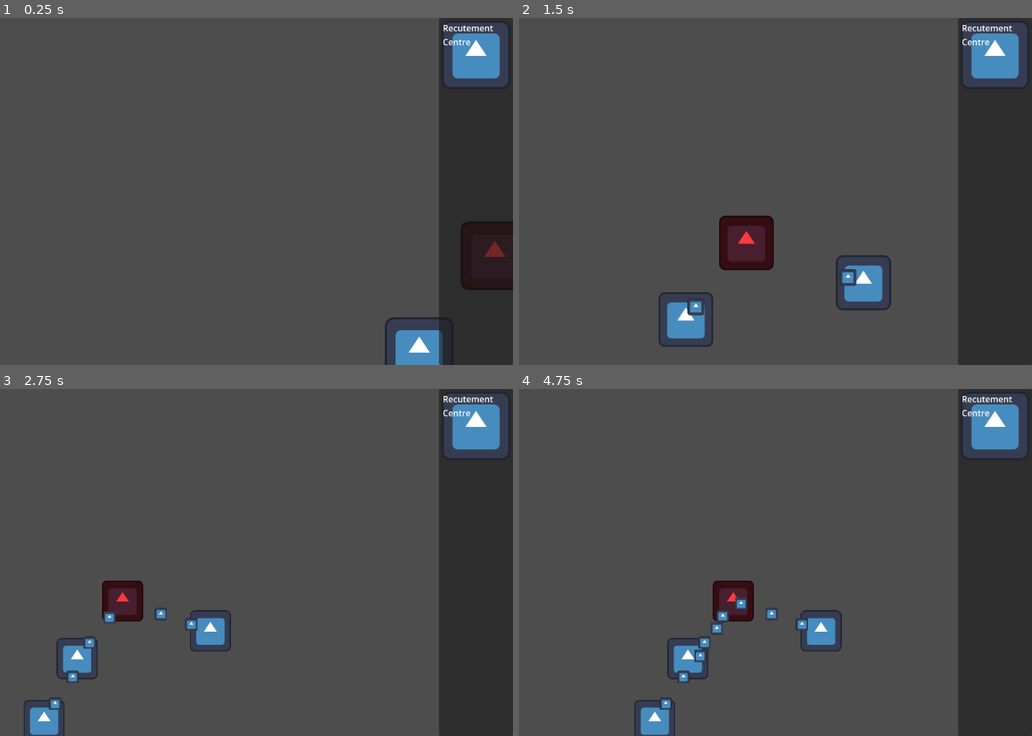
Above: before the commit, frames 1-4 (two rows, left to right).
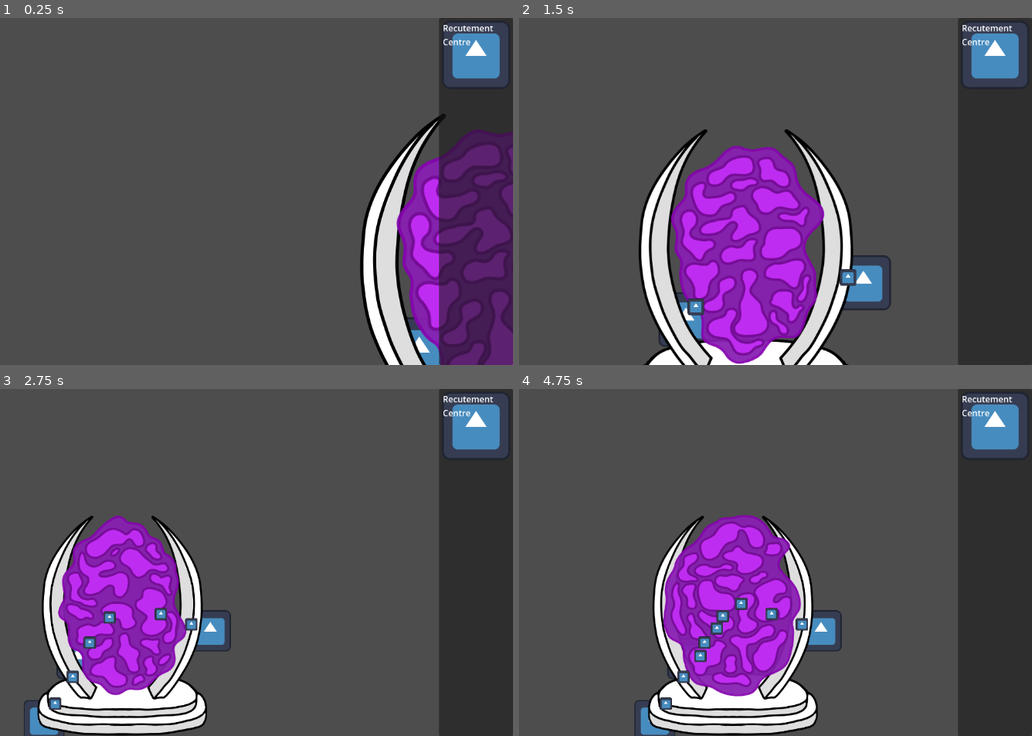
Above: after the commit, the same moments.

Repository: CiaranWoodward/LD55
Game: Godot game, scene res://Map/GameMap.tscn
Same seed, same stepped clock (60 frames per second), same inputs: the game is played once before the commit and once after it. The engine's default icon, where the game draws it, is replaced by a stand-in: a white triangle on a blue panel in a dark square.
Inputs (mouse positions are in pixels of both pictures, inside the frame that each line leads up to):
- Up to frame 1 (0.25 s): no input
- Up to frame 2 (1.5 s): move the mouse to (857, 174) at 0.52 s; hold Right (ui_right) 0.53-1.25 s; hold Mouse wheel down (zoom_in) 0.53-1.25 s; click (857, 174) at 0.67 s; drag from (601, 208) to (713, 319) at 1.27 s
- Up to frame 3 (2.75 s): move the mouse to (266, 486) at 2.02 s; hold Right (ui_right) from 2.03 s (still down); hold Mouse wheel down (zoom_in) from 2.03 s (still down)
- Up to frame 4 (4.75 s): release Right (ui_right) at 2.75 s; release Mouse wheel down (zoom_in) at 2.75 s; drag from (693, 631) to (539, 510) at 2.77 s; move the mouse to (908, 614) at 3.52 s; hold Left (ui_left) 3.53-4.25 s; hold Mouse wheel down (zoom_in) 3.53-4.25 s; drag from (539, 510) to (806, 631) at 4.27 s

The runs differ from the first frame. In frame 1, 17% of the frame differs, in the area x 70-100%, y 27-100%; in frame 2, 22%, in the area x 23-66%, y 32-100%; in frame 3, 16%; in frame 4, 16%.

Commit message:
Portal anim added to godot

Diff:
--- a/Buildings/Portal.tscn
+++ b/Buildings/Portal.tscn
@@ -1,11 +1,635 @@
-[gd_scene load_steps=3 format=3 uid="uid://bntc8r0gvpd8m"]
+[gd_scene load_steps=77 format=3 uid="uid://bntc8r0gvpd8m"]
 
 [ext_resource type="Script" path="res://Buildings/Portal.gd" id="1_qfxbj"]
-[ext_resource type="Texture2D" uid="uid://bqrlf1ou31xpm" path="res://icon.svg" id="2_go4ud"]
+[ext_resource type="Texture2D" uid="uid://c1r4qi0hk5nj1" path="res://Graphics/Buildings/PortalBase0000.png" id="2_qvr1g"]
+[ext_resource type="Texture2D" uid="uid://u0plpqysovk1" path="res://Graphics/Buildings/PortalSides0000.png" id="3_jnllj"]
+[ext_resource type="Texture2D" uid="uid://b0jejpewjcj6i" path="res://Graphics/Buildings/PortalBackFill0000.png" id="4_od2v4"]
+[ext_resource type="Texture2D" uid="uid://c0tfk71s1xr1g" path="res://Graphics/Buildings/PortalBackFill0001.png" id="5_m0ycq"]
+[ext_resource type="Texture2D" uid="uid://dq8hv6emy6akj" path="res://Graphics/Buildings/PortalBackFill0002.png" id="6_5y357"]
+[ext_resource type="Texture2D" uid="uid://dmluvpd2mc8cq" path="res://Graphics/Buildings/PortalBackFill0003.png" id="7_fx5uo"]
+[ext_resource type="Texture2D" uid="uid://wjokffckr5sf" path="res://Graphics/Buildings/PortalBackFill0004.png" id="8_ofysl"]
+[ext_resource type="Texture2D" uid="uid://dg5qdm8vo1ak6" path="res://Graphics/Buildings/PortalBackFill0005.png" id="9_xpcik"]
+[ext_resource type="Texture2D" uid="uid://bf1ovuxbcbyck" path="res://Graphics/Buildings/PortalBackFill0006.png" id="10_50oi1"]
+[ext_resource type="Texture2D" uid="uid://cqpp53mdtv6ta" path="res://Graphics/Buildings/PortalBackFill0007.png" id="11_1g5op"]
+[ext_resource type="Texture2D" uid="uid://btlsc01ueyuw8" path="res://Graphics/Buildings/PortalBackFill0008.png" id="12_qyoej"]
+[ext_resource type="Texture2D" uid="uid://dqfo1p8qlvv1a" path="res://Graphics/Buildings/PortalBackFill0009.png" id="13_7y157"]
+[ext_resource type="Texture2D" uid="uid://o8on3q2it0f0" path="res://Graphics/Buildings/PortalBackFill0010.png" id="14_qu65v"]
+[ext_resource type="Texture2D" uid="uid://bneqir1ctjhgb" path="res://Graphics/Buildings/PortalBackFill0011.png" id="15_hj5f3"]
+[ext_resource type="Texture2D" uid="uid://op4umfh4f2se" path="res://Graphics/Buildings/PortalBackFill0012.png" id="16_bryj4"]
+[ext_resource type="Texture2D" uid="uid://dnu0wu7kcpy1u" path="res://Graphics/Buildings/PortalBackLine0000.png" id="17_jym65"]
+[ext_resource type="Texture2D" uid="uid://chinp2k11ekea" path="res://Graphics/Buildings/PortalBackLine0001.png" id="18_htrty"]
+[ext_resource type="Texture2D" uid="uid://ovryupgf0jkt" path="res://Graphics/Buildings/PortalBackLine0002.png" id="19_t5uev"]
+[ext_resource type="Texture2D" uid="uid://m88j385ys4f0" path="res://Graphics/Buildings/PortalBackLine0003.png" id="20_26ga2"]
+[ext_resource type="Texture2D" uid="uid://b2mcwljx385jk" path="res://Graphics/Buildings/PortalBackLine0004.png" id="21_rgjme"]
+[ext_resource type="Texture2D" uid="uid://dy0yjw2f7mr2t" path="res://Graphics/Buildings/PortalBackLine0005.png" id="22_yciag"]
+[ext_resource type="Texture2D" uid="uid://cb8drgj3oaryy" path="res://Graphics/Buildings/PortalBackLine0006.png" id="23_67es3"]
+[ext_resource type="Texture2D" uid="uid://0td4mwscpkcn" path="res://Graphics/Buildings/PortalBackLine0007.png" id="24_cwtrh"]
+[ext_resource type="Texture2D" uid="uid://dlopoltrvildc" path="res://Graphics/Buildings/PortalBackLine0008.png" id="25_3tigs"]
+[ext_resource type="Texture2D" uid="uid://vqevm3etr267" path="res://Graphics/Buildings/PortalBackLine0009.png" id="26_xu6vo"]
+[ext_resource type="Texture2D" uid="uid://d00qacvhb4yi0" path="res://Graphics/Buildings/PortalBackLine0010.png" id="27_w4dwy"]
+[ext_resource type="Texture2D" uid="uid://ek6redkocy05" path="res://Graphics/Buildings/PortalBackLine0011.png" id="28_o48bk"]
+[ext_resource type="Texture2D" uid="uid://dej74we88l3i2" path="res://Graphics/Buildings/PortalBackLine0012.png" id="29_vidur"]
+[ext_resource type="Texture2D" uid="uid://c6oahysip4ir5" path="res://Graphics/Buildings/PortalFrontFill0000.png" id="30_rlqus"]
+[ext_resource type="Texture2D" uid="uid://qfx14kyh2v27" path="res://Graphics/Buildings/PortalFrontFill0001.png" id="31_j3iok"]
+[ext_resource type="Texture2D" uid="uid://g638ncdubssc" path="res://Graphics/Buildings/PortalFrontFill0002.png" id="32_83bgd"]
+[ext_resource type="Texture2D" uid="uid://k47s6jeiso6r" path="res://Graphics/Buildings/PortalFrontFill0003.png" id="33_t77kg"]
+[ext_resource type="Texture2D" uid="uid://q5vq0gv1dc3o" path="res://Graphics/Buildings/PortalFrontFill0004.png" id="34_gw3a4"]
+[ext_resource type="Texture2D" uid="uid://daga2akii2u86" path="res://Graphics/Buildings/PortalFrontFill0005.png" id="35_fr8uj"]
+[ext_resource type="Texture2D" uid="uid://bi3juj6p5m7uv" path="res://Graphics/Buildings/PortalFrontFill0006.png" id="36_r0ej8"]
+[ext_resource type="Texture2D" uid="uid://5frkkm5bhx45" path="res://Graphics/Buildings/PortalFrontFill0007.png" id="37_ea4m3"]
+[ext_resource type="Texture2D" uid="uid://bm3knb5aow3pr" path="res://Graphics/Buildings/PortalFrontFill0008.png" id="38_m1gbl"]
+[ext_resource type="Texture2D" uid="uid://b8xdvid7sa1si" path="res://Graphics/Buildings/PortalFrontFill0009.png" id="39_ictyv"]
+[ext_resource type="Texture2D" uid="uid://pc75p0hdc3cj" path="res://Graphics/Buildings/PortalFrontFill0010.png" id="40_ukg37"]
+[ext_resource type="Texture2D" uid="uid://dph0a34vvkjnr" path="res://Graphics/Buildings/PortalFrontFill0011.png" id="41_wc11o"]
+[ext_resource type="Texture2D" uid="uid://dtanyojpmt3lp" path="res://Graphics/Buildings/PortalFrontFill0012.png" id="42_ob51u"]
+[ext_resource type="Texture2D" uid="uid://d18uvu6jrev4e" path="res://Graphics/Buildings/PortalFrontLine0000.png" id="43_xu6c5"]
+[ext_resource type="Texture2D" uid="uid://l307aan214tj" path="res://Graphics/Buildings/PortalFrontLine0001.png" id="44_4fm58"]
+[ext_resource type="Texture2D" uid="uid://c8n6u1hgiwkbg" path="res://Graphics/Buildings/PortalFrontLine0002.png" id="45_fuluk"]
+[ext_resource type="Texture2D" uid="uid://duo32knjnqjav" path="res://Graphics/Buildings/PortalFrontLine0003.png" id="46_npuu6"]
+[ext_resource type="Texture2D" uid="uid://d1fhqi62x14nu" path="res://Graphics/Buildings/PortalFrontLine0004.png" id="47_47ku4"]
+[ext_resource type="Texture2D" uid="uid://d0mbju0hhwjjt" path="res://Graphics/Buildings/PortalFrontLine0005.png" id="48_prrp5"]
+[ext_resource type="Texture2D" uid="uid://771hndkwfgei" path="res://Graphics/Buildings/PortalFrontLine0006.png" id="49_drkts"]
+[ext_resource type="Texture2D" uid="uid://bupijaa7pl1pr" path="res://Graphics/Buildings/PortalFrontLine0007.png" id="50_42s87"]
+[ext_resource type="Texture2D" uid="uid://bvkmsr0buog0m" path="res://Graphics/Buildings/PortalFrontLine0008.png" id="51_w2t7o"]
+[ext_resource type="Texture2D" uid="uid://dnkscfo4gs3pc" path="res://Graphics/Buildings/PortalFrontLine0009.png" id="52_5y7o6"]
+[ext_resource type="Texture2D" uid="uid://ds62btbfl3n46" path="res://Graphics/Buildings/PortalFrontLine0010.png" id="53_sl4i0"]
+[ext_resource type="Texture2D" uid="uid://csc0euvfivpu0" path="res://Graphics/Buildings/PortalFrontLine0011.png" id="54_xwkbm"]
+[ext_resource type="Texture2D" uid="uid://d2xuk3vc20da8" path="res://Graphics/Buildings/PortalFrontLine0012.png" id="55_nh2iy"]
+[ext_resource type="Texture2D" uid="uid://0el1k285e4s2" path="res://Graphics/Buildings/PortalParticle0000.png" id="56_yqt58"]
+
+[sub_resource type="Animation" id="Animation_e0cjq"]
+resource_name = "FrameCycle"
+length = 0.65
+loop_mode = 1
+step = 0.05
+tracks/0/type = "value"
+tracks/0/imported = false
+tracks/0/enabled = true
+tracks/0/path = NodePath("Graphic/WibbleBase/Wibble/BackFill:frame")
+tracks/0/interp = 1
+tracks/0/loop_wrap = true
+tracks/0/keys = {
+"times": PackedFloat32Array(0, 0.05, 0.1, 0.15, 0.2, 0.25, 0.3, 0.35, 0.4, 0.45, 0.5, 0.55, 0.6),
+"transitions": PackedFloat32Array(1, 1, 1, 1, 1, 1, 1, 1, 1, 1, 1, 1, 1),
+"update": 1,
+"values": [0, 1, 2, 3, 4, 5, 6, 7, 8, 9, 10, 11, 12]
+}
+tracks/1/type = "value"
+tracks/1/imported = false
+tracks/1/enabled = true
+tracks/1/path = NodePath("Graphic/WibbleBase/Wibble/BackLine:frame")
+tracks/1/interp = 1
+tracks/1/loop_wrap = true
+tracks/1/keys = {
+"times": PackedFloat32Array(0, 0.05, 0.1, 0.15, 0.2, 0.25, 0.3, 0.35, 0.4, 0.45, 0.5, 0.55, 0.6),
+"transitions": PackedFloat32Array(1, 1, 1, 1, 1, 1, 1, 1, 1, 1, 1, 1, 1),
+"update": 1,
+"values": [0, 1, 2, 3, 4, 5, 6, 7, 8, 9, 10, 11, 12]
+}
+tracks/2/type = "value"
+tracks/2/imported = false
+tracks/2/enabled = true
+tracks/2/path = NodePath("Graphic/WibbleBase/Wibble/FrontFill:frame")
+tracks/2/interp = 1
+tracks/2/loop_wrap = true
+tracks/2/keys = {
+"times": PackedFloat32Array(0, 0.05, 0.1, 0.15, 0.2, 0.25, 0.3, 0.35, 0.4, 0.45, 0.5, 0.55, 0.6),
+"transitions": PackedFloat32Array(1, 1, 1, 1, 1, 1, 1, 1, 1, 1, 1, 1, 1),
+"update": 1,
+"values": [0, 1, 2, 3, 4, 5, 6, 7, 8, 9, 10, 11, 12]
+}
+tracks/3/type = "value"
+tracks/3/imported = false
+tracks/3/enabled = true
+tracks/3/path = NodePath("Graphic/WibbleBase/Wibble/FrontLine:frame")
+tracks/3/interp = 1
+tracks/3/loop_wrap = true
+tracks/3/keys = {
+"times": PackedFloat32Array(0, 0.05, 0.1, 0.15, 0.2, 0.25, 0.3, 0.35, 0.4, 0.45, 0.5, 0.55, 0.6),
+"transitions": PackedFloat32Array(1, 1, 1, 1, 1, 1, 1, 1, 1, 1, 1, 1, 1),
+"update": 1,
+"values": [0, 1, 2, 3, 4, 5, 6, 7, 8, 9, 10, 11, 12]
+}
+
+[sub_resource type="Animation" id="Animation_w6ay6"]
+length = 0.001
+tracks/0/type = "value"
+tracks/0/imported = false
+tracks/0/enabled = true
+tracks/0/path = NodePath("Graphic/WibbleBase/Wibble/BackFill:frame")
+tracks/0/interp = 1
+tracks/0/loop_wrap = true
+tracks/0/keys = {
+"times": PackedFloat32Array(0),
+"transitions": PackedFloat32Array(1),
+"update": 1,
+"values": [0]
+}
+tracks/1/type = "value"
+tracks/1/imported = false
+tracks/1/enabled = true
+tracks/1/path = NodePath("Graphic/WibbleBase/Wibble/BackLine:frame")
+tracks/1/interp = 1
+tracks/1/loop_wrap = true
+tracks/1/keys = {
+"times": PackedFloat32Array(0),
+"transitions": PackedFloat32Array(1),
+"update": 1,
+"values": [0]
+}
+tracks/2/type = "value"
+tracks/2/imported = false
+tracks/2/enabled = true
+tracks/2/path = NodePath("Graphic/WibbleBase/Wibble/FrontFill:frame")
+tracks/2/interp = 1
+tracks/2/loop_wrap = true
+tracks/2/keys = {
+"times": PackedFloat32Array(0),
+"transitions": PackedFloat32Array(1),
+"update": 1,
+"values": [0]
+}
+tracks/3/type = "value"
+tracks/3/imported = false
+tracks/3/enabled = true
+tracks/3/path = NodePath("Graphic/WibbleBase/Wibble/FrontLine:frame")
+tracks/3/interp = 1
+tracks/3/loop_wrap = true
+tracks/3/keys = {
+"times": PackedFloat32Array(0),
+"transitions": PackedFloat32Array(1),
+"update": 1,
+"values": [0]
+}
+
+[sub_resource type="AnimationLibrary" id="AnimationLibrary_dnfmy"]
+_data = {
+"FrameCycle": SubResource("Animation_e0cjq"),
+"RESET": SubResource("Animation_w6ay6")
+}
+
+[sub_resource type="SpriteFrames" id="SpriteFrames_ptbaa"]
+animations = [{
+"frames": [{
+"duration": 1.0,
+"texture": ExtResource("4_od2v4")
+}, {
+"duration": 1.0,
+"texture": ExtResource("5_m0ycq")
+}, {
+"duration": 1.0,
+"texture": ExtResource("6_5y357")
+}, {
+"duration": 1.0,
+"texture": ExtResource("7_fx5uo")
+}, {
+"duration": 1.0,
+"texture": ExtResource("8_ofysl")
+}, {
+"duration": 1.0,
+"texture": ExtResource("9_xpcik")
+}, {
+"duration": 1.0,
+"texture": ExtResource("10_50oi1")
+}, {
+"duration": 1.0,
+"texture": ExtResource("11_1g5op")
+}, {
+"duration": 1.0,
+"texture": ExtResource("12_qyoej")
+}, {
+"duration": 1.0,
+"texture": ExtResource("13_7y157")
+}, {
+"duration": 1.0,
+"texture": ExtResource("14_qu65v")
+}, {
+"duration": 1.0,
+"texture": ExtResource("15_hj5f3")
+}, {
+"duration": 1.0,
+"texture": ExtResource("16_bryj4")
+}],
+"loop": true,
+"name": &"default",
+"speed": 5.0
+}]
+
+[sub_resource type="SpriteFrames" id="SpriteFrames_2qq1k"]
+animations = [{
+"frames": [{
+"duration": 1.0,
+"texture": ExtResource("17_jym65")
+}, {
+"duration": 1.0,
+"texture": ExtResource("18_htrty")
+}, {
+"duration": 1.0,
+"texture": ExtResource("19_t5uev")
+}, {
+"duration": 1.0,
+"texture": ExtResource("20_26ga2")
+}, {
+"duration": 1.0,
+"texture": ExtResource("21_rgjme")
+}, {
+"duration": 1.0,
+"texture": ExtResource("22_yciag")
+}, {
+"duration": 1.0,
+"texture": ExtResource("23_67es3")
+}, {
+"duration": 1.0,
+"texture": ExtResource("24_cwtrh")
+}, {
+"duration": 1.0,
+"texture": ExtResource("25_3tigs")
+}, {
+"duration": 1.0,
+"texture": ExtResource("26_xu6vo")
+}, {
+"duration": 1.0,
+"texture": ExtResource("27_w4dwy")
+}, {
+"duration": 1.0,
+"texture": ExtResource("28_o48bk")
+}, {
+"duration": 1.0,
+"texture": ExtResource("29_vidur")
+}],
+"loop": true,
+"name": &"default",
+"speed": 5.0
+}]
+
+[sub_resource type="SpriteFrames" id="SpriteFrames_hrfre"]
+animations = [{
+"frames": [{
+"duration": 1.0,
+"texture": ExtResource("30_rlqus")
+}, {
+"duration": 1.0,
+"texture": ExtResource("31_j3iok")
+}, {
+"duration": 1.0,
+"texture": ExtResource("32_83bgd")
+}, {
+"duration": 1.0,
+"texture": ExtResource("33_t77kg")
+}, {
+"duration": 1.0,
+"texture": ExtResource("34_gw3a4")
+}, {
+"duration": 1.0,
+"texture": ExtResource("35_fr8uj")
+}, {
+"duration": 1.0,
+"texture": ExtResource("36_r0ej8")
+}, {
+"duration": 1.0,
+"texture": ExtResource("37_ea4m3")
+}, {
+"duration": 1.0,
+"texture": ExtResource("38_m1gbl")
+}, {
+"duration": 1.0,
+"texture": ExtResource("39_ictyv")
+}, {
+"duration": 1.0,
+"texture": ExtResource("40_ukg37")
+}, {
+"duration": 1.0,
+"texture": ExtResource("41_wc11o")
+}, {
+"duration": 1.0,
+"texture": ExtResource("42_ob51u")
+}],
+"loop": true,
+"name": &"default",
+"speed": 5.0
+}]
+
+[sub_resource type="SpriteFrames" id="SpriteFrames_p332s"]
+animations = [{
+"frames": [{
+"duration": 1.0,
+"texture": ExtResource("43_xu6c5")
+}, {
+"duration": 1.0,
+"texture": ExtResource("44_4fm58")
+}, {
+"duration": 1.0,
+"texture": ExtResource("45_fuluk")
+}, {
+"duration": 1.0,
+"texture": ExtResource("46_npuu6")
+}, {
+"duration": 1.0,
+"texture": ExtResource("47_47ku4")
+}, {
+"duration": 1.0,
+"texture": ExtResource("48_prrp5")
+}, {
+"duration": 1.0,
+"texture": ExtResource("49_drkts")
+}, {
+"duration": 1.0,
+"texture": ExtResource("50_42s87")
+}, {
+"duration": 1.0,
+"texture": ExtResource("51_w2t7o")
+}, {
+"duration": 1.0,
+"texture": ExtResource("52_5y7o6")
+}, {
+"duration": 1.0,
+"texture": ExtResource("53_sl4i0")
+}, {
+"duration": 1.0,
+"texture": ExtResource("54_xwkbm")
+}, {
+"duration": 1.0,
+"texture": ExtResource("55_nh2iy")
+}],
+"loop": true,
+"name": &"default",
+"speed": 5.0
+}]
+
+[sub_resource type="Animation" id="Animation_k26wj"]
+resource_name = "WibbleScaleIdle"
+length = 1.8
+loop_mode = 1
+tracks/0/type = "value"
+tracks/0/imported = false
+tracks/0/enabled = true
+tracks/0/path = NodePath(".:scale")
+tracks/0/interp = 1
+tracks/0/loop_wrap = true
+tracks/0/keys = {
+"times": PackedFloat32Array(0, 0.6, 1, 1.5, 1.8),
+"transitions": PackedFloat32Array(1, 0.732043, 2, 1.7411, 1),
+"update": 0,
+"values": [Vector2(1, 1), Vector2(1, 1), Vector2(1.1, 1.05), Vector2(0.97, 0.96), Vector2(1, 1)]
+}
+
+[sub_resource type="Animation" id="Animation_gb5d1"]
+length = 0.001
+tracks/0/type = "value"
+tracks/0/imported = false
+tracks/0/enabled = true
+tracks/0/path = NodePath(".:scale")
+tracks/0/interp = 1
+tracks/0/loop_wrap = true
+tracks/0/keys = {
+"times": PackedFloat32Array(0),
+"transitions": PackedFloat32Array(1),
+"update": 0,
+"values": [Vector2(1, 1)]
+}
+
+[sub_resource type="AnimationLibrary" id="AnimationLibrary_xnbgp"]
+_data = {
+"RESET": SubResource("Animation_gb5d1"),
+"WibbleScaleIdle": SubResource("Animation_k26wj")
+}
+
+[sub_resource type="Animation" id="Animation_n2db6"]
+resource_name = "WibbleSkewIdle"
+length = 2.0
+loop_mode = 1
+tracks/0/type = "value"
+tracks/0/imported = false
+tracks/0/enabled = true
+tracks/0/path = NodePath(".:skew")
+tracks/0/interp = 1
+tracks/0/loop_wrap = true
+tracks/0/keys = {
+"times": PackedFloat32Array(0, 0.4, 0.8, 1.2, 1.6, 2),
+"transitions": PackedFloat32Array(1, 1, 1, 1, 1, 1),
+"update": 0,
+"values": [0.0, -0.0349066, 0.0, 0.0349066, 0.0, 0.0]
+}
+
+[sub_resource type="Animation" id="Animation_4lxef"]
+length = 0.001
+tracks/0/type = "value"
+tracks/0/imported = false
+tracks/0/enabled = true
+tracks/0/path = NodePath(".:skew")
+tracks/0/interp = 1
+tracks/0/loop_wrap = true
+tracks/0/keys = {
+"times": PackedFloat32Array(0),
+"transitions": PackedFloat32Array(1),
+"update": 0,
+"values": [0.0]
+}
+
+[sub_resource type="AnimationLibrary" id="AnimationLibrary_vnlbc"]
+_data = {
+"RESET": SubResource("Animation_4lxef"),
+"WibbleSkewIdle": SubResource("Animation_n2db6")
+}
+
+[sub_resource type="Animation" id="Animation_14xrq"]
+resource_name = "Idle"
+length = 0.01
+loop_mode = 1
+tracks/0/type = "value"
+tracks/0/imported = false
+tracks/0/enabled = true
+tracks/0/path = NodePath(".:modulate")
+tracks/0/interp = 1
+tracks/0/loop_wrap = true
+tracks/0/keys = {
+"times": PackedFloat32Array(0),
+"transitions": PackedFloat32Array(1),
+"update": 0,
+"values": [Color(1, 1, 1, 1)]
+}
+tracks/1/type = "value"
+tracks/1/imported = false
+tracks/1/enabled = true
+tracks/1/path = NodePath(".:scale")
+tracks/1/interp = 1
+tracks/1/loop_wrap = true
+tracks/1/keys = {
+"times": PackedFloat32Array(0),
+"transitions": PackedFloat32Array(1),
+"update": 0,
+"values": [Vector2(1, 1)]
+}
+
+[sub_resource type="Animation" id="Animation_j2i26"]
+length = 0.001
+tracks/0/type = "value"
+tracks/0/imported = false
+tracks/0/enabled = true
+tracks/0/path = NodePath(".:modulate")
+tracks/0/interp = 1
+tracks/0/loop_wrap = true
+tracks/0/keys = {
+"times": PackedFloat32Array(0),
+"transitions": PackedFloat32Array(1),
+"update": 0,
+"values": [Color(1, 1, 1, 1)]
+}
+tracks/1/type = "value"
+tracks/1/imported = false
+tracks/1/enabled = true
+tracks/1/path = NodePath(".:scale")
+tracks/1/interp = 1
+tracks/1/loop_wrap = true
+tracks/1/keys = {
+"times": PackedFloat32Array(0),
+"transitions": PackedFloat32Array(1),
+"update": 0,
+"values": [Vector2(1, 1)]
+}
+tracks/2/type = "value"
+tracks/2/imported = false
+tracks/2/enabled = true
+tracks/2/path = NodePath("../../Poof:emitting")
+tracks/2/interp = 1
+tracks/2/loop_wrap = true
+tracks/2/keys = {
+"times": PackedFloat32Array(0),
+"transitions": PackedFloat32Array(1),
+"update": 1,
+"values": [false]
+}
+
+[sub_resource type="Animation" id="Animation_tn3yk"]
+resource_name = "Produce"
+length = 0.3
+step = 0.05
+tracks/0/type = "value"
+tracks/0/imported = false
+tracks/0/enabled = true
+tracks/0/path = NodePath(".:modulate")
+tracks/0/interp = 1
+tracks/0/loop_wrap = true
+tracks/0/keys = {
+"times": PackedFloat32Array(0, 0.15, 0.3),
+"transitions": PackedFloat32Array(1, 1, 1),
+"update": 0,
+"values": [Color(1, 1, 1, 1), Color(0.576471, 0.576471, 0.576471, 0.890196), Color(1, 1, 1, 1)]
+}
+tracks/1/type = "value"
+tracks/1/imported = false
+tracks/1/enabled = true
+tracks/1/path = NodePath(".:scale")
+tracks/1/interp = 1
+tracks/1/loop_wrap = true
+tracks/1/keys = {
+"times": PackedFloat32Array(0, 0.15, 0.3),
+"transitions": PackedFloat32Array(0.68302, 1.68179, 1),
+"update": 0,
+"values": [Vector2(1, 1), Vector2(1.2, 1.1), Vector2(1, 1)]
+}
+tracks/2/type = "value"
+tracks/2/imported = false
+tracks/2/enabled = true
+tracks/2/path = NodePath("../../Poof:emitting")
+tracks/2/interp = 1
+tracks/2/loop_wrap = true
+tracks/2/keys = {
+"times": PackedFloat32Array(0),
+"transitions": PackedFloat32Array(1),
+"update": 1,
+"values": [true]
+}
+
+[sub_resource type="AnimationLibrary" id="AnimationLibrary_hgmg5"]
+_data = {
+"Idle": SubResource("Animation_14xrq"),
+"Produce": SubResource("Animation_tn3yk"),
+"RESET": SubResource("Animation_j2i26")
+}
+
+[sub_resource type="Curve" id="Curve_eelrs"]
+max_value = 3.0
+_data = [Vector2(0, 0.6), 0.0, 10.3391, 0, 0, Vector2(0.2, 3), 0.0, 0.0, 0, 0, Vector2(1, 0), -3.80914, 0.0, 0, 0]
+point_count = 3
+metadata/_snap_enabled = true
+
+[sub_resource type="Gradient" id="Gradient_0b25j"]
+offsets = PackedFloat32Array(0, 0.453333, 1)
+colors = PackedColorArray(1, 1, 1, 1, 1, 1, 1, 1, 1, 1, 1, 0)
+
+[sub_resource type="Gradient" id="Gradient_q6o3s"]
+colors = PackedColorArray(0.579351, 0.0888221, 0.741283, 1, 0.74902, 0.172549, 0.945098, 1)
 
 [node name="Portal" type="Node2D"]
 script = ExtResource("1_qfxbj")
 
-[node name="Graphic" type="Sprite2D" parent="."]
-modulate = Color(1, 0.223529, 0.239216, 1)
-texture = ExtResource("2_go4ud")
+[node name="Graphic" type="Node2D" parent="."]
+
+[node name="Base" type="Sprite2D" parent="Graphic"]
+texture = ExtResource("2_qvr1g")
+
+[node name="Sides" type="Sprite2D" parent="Graphic"]
+texture = ExtResource("3_jnllj")
+
+[node name="WibbleBase" type="Node2D" parent="Graphic"]
+
+[node name="Wibble" type="Node2D" parent="Graphic/WibbleBase"]
+modulate = Color(1, 1, 1, 0.939946)
+
+[node name="WibbleFrameCycle" type="AnimationPlayer" parent="Graphic/WibbleBase/Wibble"]
+root_node = NodePath("../../../..")
+libraries = {
+"": SubResource("AnimationLibrary_dnfmy")
+}
+autoplay = "FrameCycle"
+speed_scale = 0.5
+
+[node name="BackFill" type="AnimatedSprite2D" parent="Graphic/WibbleBase/Wibble"]
+self_modulate = Color(0.533333, 0.121569, 0.698039, 1)
+sprite_frames = SubResource("SpriteFrames_ptbaa")
+
+[node name="BackLine" type="AnimatedSprite2D" parent="Graphic/WibbleBase/Wibble"]
+self_modulate = Color(0.52549, 0.0156863, 0.686275, 1)
+sprite_frames = SubResource("SpriteFrames_2qq1k")
+
+[node name="FrontFill" type="AnimatedSprite2D" parent="Graphic/WibbleBase/Wibble"]
+self_modulate = Color(0.764706, 0.176471, 0.960784, 1)
+sprite_frames = SubResource("SpriteFrames_hrfre")
+
+[node name="FrontLine" type="AnimatedSprite2D" parent="Graphic/WibbleBase/Wibble"]
+self_modulate = Color(0.458824, 0.0470588, 0.592157, 1)
+sprite_frames = SubResource("SpriteFrames_p332s")
+
+[node name="WibbleScale" type="AnimationPlayer" parent="Graphic/WibbleBase/Wibble"]
+libraries = {
+"": SubResource("AnimationLibrary_xnbgp")
+}
+autoplay = "WibbleScaleIdle"
+
+[node name="WibbleSkew" type="AnimationPlayer" parent="Graphic/WibbleBase/Wibble"]
+libraries = {
+"": SubResource("AnimationLibrary_vnlbc")
+}
+autoplay = "WibbleSkewIdle"
+
+[node name="WibbleBaseAction" type="AnimationPlayer" parent="Graphic/WibbleBase"]
+libraries = {
+"": SubResource("AnimationLibrary_hgmg5")
+}
+
+[node name="Poof" type="CPUParticles2D" parent="."]
+emitting = false
+amount = 20
+one_shot = true
+explosiveness = 0.8
+lifetime_randomness = 0.2
+texture = ExtResource("56_yqt58")
+emission_shape = 3
+emission_rect_extents = Vector2(150, 220)
+gravity = Vector2(0, 0)
+angular_velocity_min = -720.0
+angular_velocity_max = 720.0
+scale_amount_curve = SubResource("Curve_eelrs")
+color_ramp = SubResource("Gradient_0b25j")
+color_initial_ramp = SubResource("Gradient_q6o3s")
Binary file added: Graphics/Buildings/PortalBackFill0000.png
Not shown, added: Graphics/Buildings/PortalBackFill0000.png.import
Binary file added: Graphics/Buildings/PortalBackFill0001.png
Not shown, added: Graphics/Buildings/PortalBackFill0001.png.import
Binary file added: Graphics/Buildings/PortalBackFill0002.png
Not shown, added: Graphics/Buildings/PortalBackFill0002.png.import
Binary file added: Graphics/Buildings/PortalBackFill0003.png
Not shown, added: Graphics/Buildings/PortalBackFill0003.png.import
Binary file added: Graphics/Buildings/PortalBackFill0004.png
Not shown, added: Graphics/Buildings/PortalBackFill0004.png.import
Binary file added: Graphics/Buildings/PortalBackFill0005.png
Not shown, added: Graphics/Buildings/PortalBackFill0005.png.import
(and 104 more such lines)
